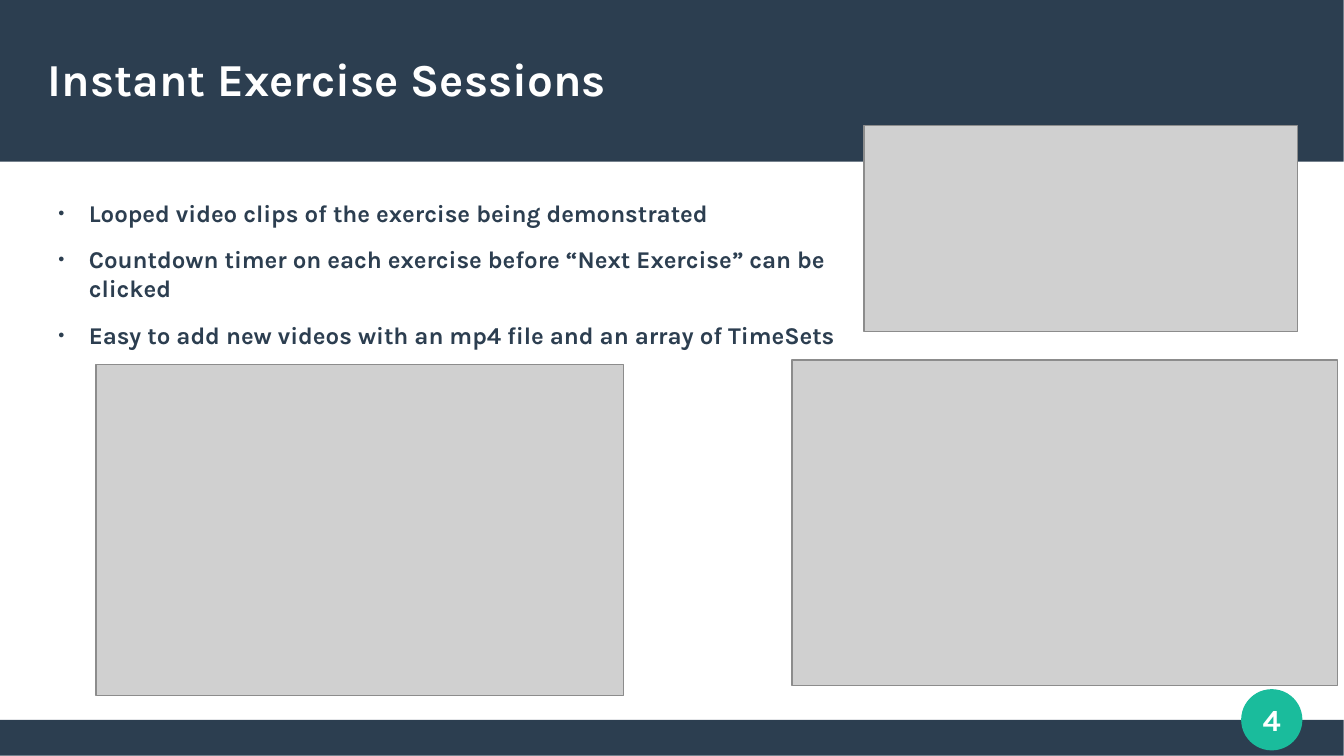
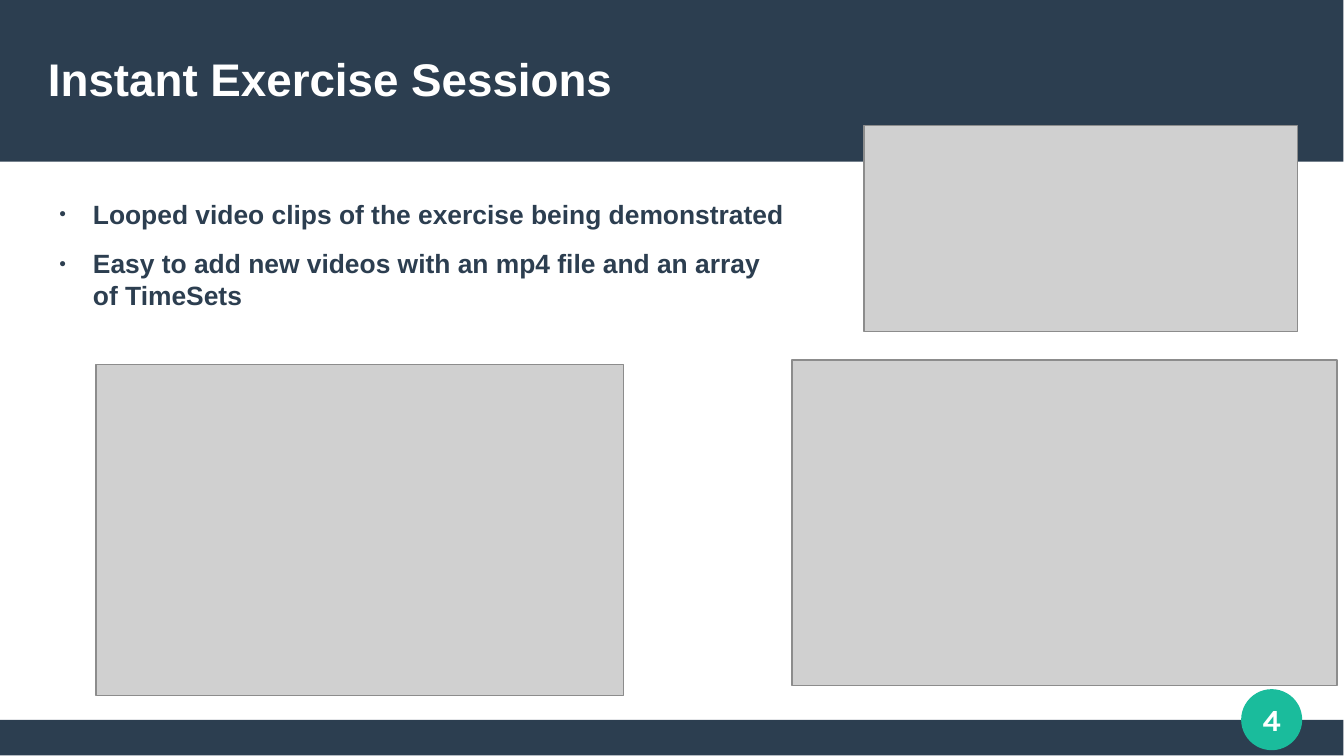
Before and after one commit to mark-ruddy/neurorecovery, a slide deck: slide 4 of report/neurorecovery_final_presentation.pptx. Drawn at 1344x756 pixels with LibreOffice and Linux fonts; fonts in the diff are those of the drawing; grey boxes stand for pictures. Boxes give left, top, right and bottom in pixels: in the first picture for what was removed or moved away, otherwise in the second. Text is boxed around its words. In the diff, an @@ line names an element or a change of style, - is before the commit and + after.

Commit message:
update presentation

```diff
--- a/report/neurorecovery_final_presentation.pptx
+++ b/report/neurorecovery_final_presentation.pptx
@@ title "Instant Exercise Sessions" at box(48, 63, 612, 97): font Karla to Arial @@
@@ text "Looped video clips of the ..." at box(93, 205, 783, 306): size 14.2 to 15.6 pt, font Karla to Arial; indent changed @@
@@ text at box(89, 251, 824, 298): paragraph removed @@
-● Countdown timer on each exercise before “Next Exercise” can be clicked
```
Also in this commit, not shown: 15 other slides changed, 1 other file.
